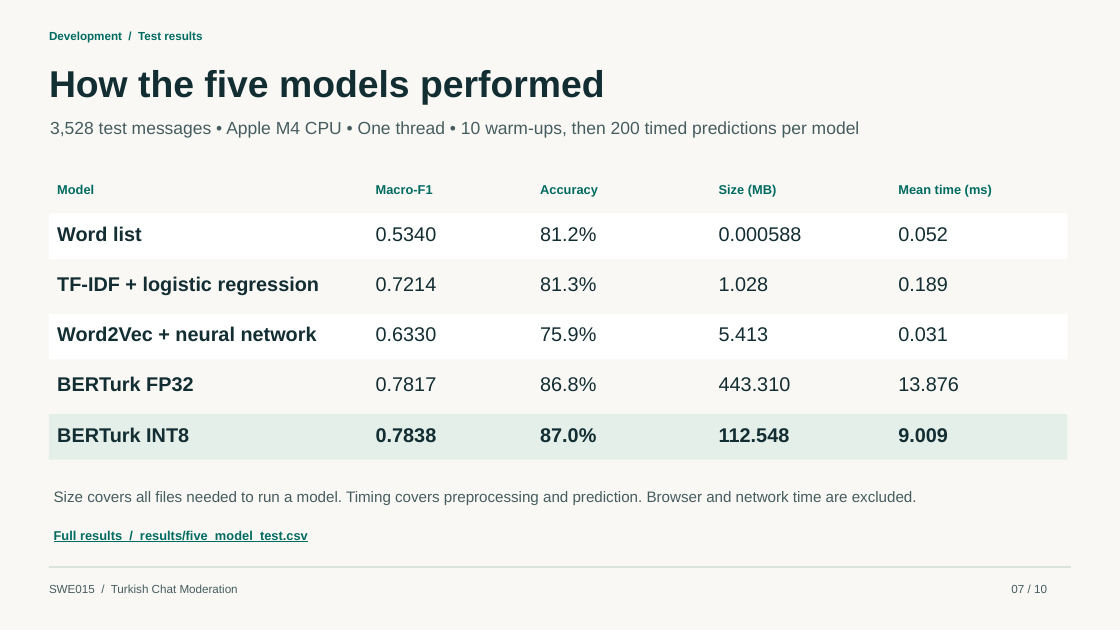
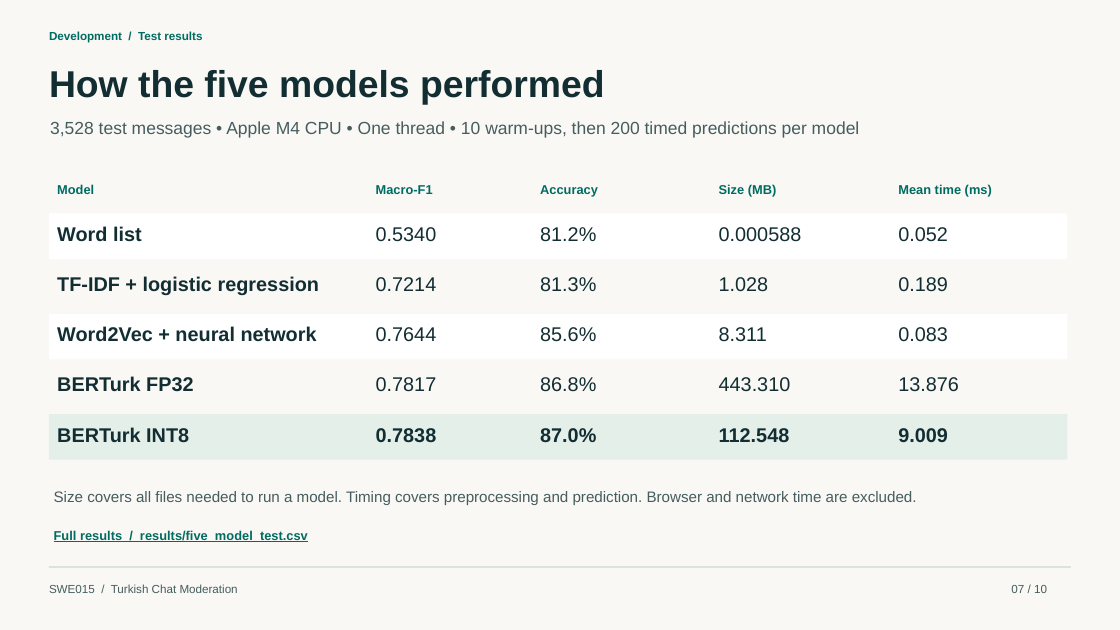
Before and after one commit to MuhammedSaidTosun/swe015-turkce-moderasyon, a slide deck: slide 7 of docs/SWE015_Turkce_Moderasyon_Sunum.pptx. Drawn at 1120x630 pixels with LibreOffice and Linux fonts; fonts in the diff are those of the drawing. Boxes give left, top, right and bottom in pixels: in the first picture for what was removed or moved away, otherwise in the second. Text is boxed around its words. In the diff, an @@ line names an element or a change of style, - is before the commit and + after.

```diff
--- a/docs/SWE015_Turkce_Moderasyon_Sunum.pptx
+++ b/docs/SWE015_Turkce_Moderasyon_Sunum.pptx
@@ text at [376, 327, 437, 342]: text changed @@
-0.6330
+0.7644
@@ text at [540, 327, 596, 342]: text changed @@
-75.9%
+85.6%
@@ text at [719, 327, 767, 342]: text changed @@
-5.413
+8.311
@@ text at [898, 327, 948, 342]: text changed @@
-0.031
+0.083
```
Also in this commit, not shown: 5 other slides changed, 15 other files.
